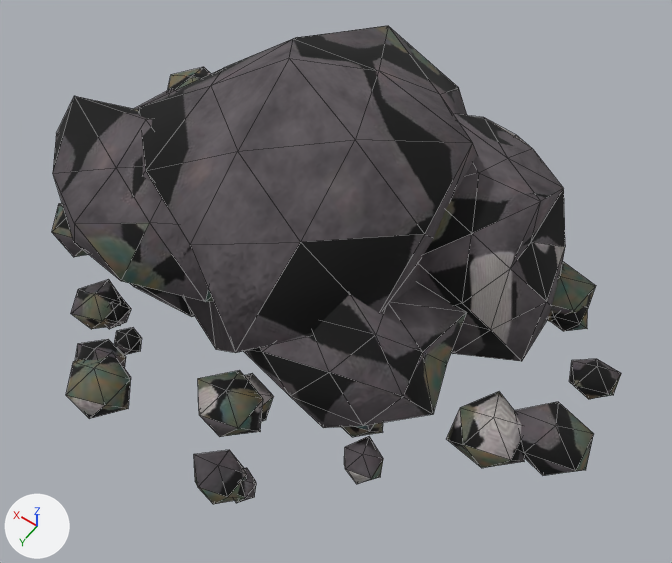
One commit to the glTF model models/deposit_1.glb: the scene before it, then after it.
One viewpoint serves both versions: a camera (50 mm lens) standing at (-1.77, 2.42, 3.59) and looking at (-0.22, 0.26, 0.18). Arrows for +X, +Y and +Z are at lower left; the lights stay in place. The first picture is the older version. Mesh edges are drawn as thin lines. Vertices at exactly the same position are counted once.

In view in the first picture: 'deposit_1'.
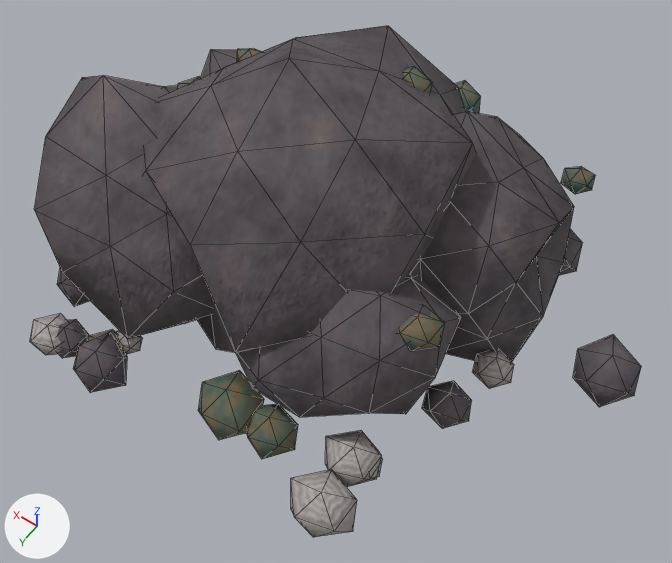
Changed parts and their boxes [x1, y1, x2, y2] in the pictures (672 x 563 px; the box of a moved part takes in the faces that stretch with it):
'deposit_1', reshaped (7% wider, 7% taller): before [52, 26, 621, 504]; after [30, 26, 641, 537]
part 1 of me_blob, moved or reshaped (not visible afterwards): before [107, 296, 131, 329]
part 2 of me_blob, moved or reshaped: before [420, 114, 565, 361]; after [419, 111, 574, 362]
part 3 of me_blob, moved or reshaped: before [53, 88, 213, 317]; after [34, 75, 212, 339]
part 4 of me_blob, moved or reshaped: before [243, 283, 467, 428]; after [236, 272, 461, 417]
part 5 of me_blob, moved or reshaped (not visible afterwards): before [447, 391, 525, 468]
part 6 of me_blob, moved or reshaped (not visible before): after [201, 49, 238, 78]
part 7 of me_blob, moved or reshaped (not visible afterwards): before [168, 67, 211, 90]
part 8 of me_blob, moved or reshaped: before [194, 450, 247, 504]; after [325, 430, 382, 487]
part 9 of me_blob, moved or reshaped: before [66, 356, 131, 419]; after [246, 404, 298, 459]
part 10 of me_blob, moved or reshaped: before [52, 204, 89, 257]; after [30, 314, 68, 355]
part 11 of me_blob, moved or reshaped (not visible afterwards): before [71, 279, 121, 329]
part 12 of me_blob, moved or reshaped: before [244, 373, 274, 422]; after [57, 269, 90, 307]
part 13 of me_blob, moved or reshaped (not visible afterwards): before [550, 306, 588, 331]
part 14 of me_blob, moved or reshaped: before [342, 423, 383, 437]; after [473, 350, 514, 388]
part 15 of me_blob, rebuilt (30% wider, 78% taller): before [569, 359, 621, 399]; after [573, 335, 641, 407]
part 16 of me_blob, deleted: before [547, 262, 596, 321]
part 17 of me_blob, deleted: before [515, 402, 594, 475]
part 18 of me_blob, deleted: before [235, 468, 256, 503]
part 19 of me_blob, built on: before [75, 328, 383, 484]; after [57, 48, 595, 537]
part 20 of me_blob, surface changed (lighter): [119, 26, 477, 353] in both

Edits to the bpy script that builds the scene:
```text
Change me_blob:
    remove me_blob.from_pydata(...)  # 690 vertices, 1244 faces; spans x -1.58..1.52, y -1.2..1.4, z -0.32..1.18
    add me_blob.from_pydata(...)  # 930 vertices, 1644 faces; spans x -1.59..1.32, y -1.41..1.29, z -0.32..1.18
    me_blob part 1: the loose piece of 12 vertices spanning x 0.51..0.66, y 0.85..1.0, z -0.02..0.12 is scaled about its middle by (0.964, 0.879, 0.823), then moved by (-0.32, -0.39, 0.78)
    me_blob part 2: the loose piece of 42 vertices spanning x -1.1..-0.11, y -0.89..0.23, z -0.15..0.79 is multiplied about its middle by the matrix ((1.024, 0.01, -0.22), (0.019, 1.019, -0.036), (0.26, 0.048, 0.97))
    me_blob part 3: the loose piece of 42 vertices spanning x -0.01..1.29, y -0.18..0.94, z -0.19..0.81 is multiplied about its middle by the matrix ((0.86, 0.631, -0.314), (-0.289, 0.983, 0.215), (0.422, -0.088, 0.91)), then moved by (-0.01, -0.01, 0.01)
    me_blob part 4: the loose piece of 42 vertices spanning x -0.97..0.03, y 0.09..0.91, z -0.11..0.62 is multiplied about its middle by the matrix ((0.657, -0.862, 0.192), (0.625, 0.744, 0.193), (-0.307, -0.003, 0.958)), then moved by (0.04, -0.02, 0.02)
    me_blob part 5: the loose piece of 12 vertices spanning x -1.35..-1.02, y 0.31..0.61, z -0.07..0.2 is scaled about its middle by (0.447, 0.469, 0.428), then moved by (0.4, 0.05, 0.25)
    me_blob part 6: the loose piece of 42 vertices spanning x 0.28..1.15, y -0.79..0.01, z -0.06..0.48 is multiplied about its middle by the matrix ((0.023, -1.079, -0.338), (0.806, 0.051, -0.212), (0.29, -0.404, 0.898))
    me_blob part 7: the loose piece of 12 vertices spanning x 1.1..1.43, y -0.61..-0.28, z -0.07..0.2 is multiplied about its middle by the matrix ((0.593, 0.0, 0.0), (0.0, 0.593, 0.0), (0.0, 0.0, 0.593)), then moved by (-0.63, 0.29, 0.32)
    me_blob part 8: the loose piece of 12 vertices spanning x -0.5..-0.24, y 1.18..1.39, z -0.04..0.17 is scaled about its middle by (1.02, 1.1, 1.04), then moved by (-0.4, -0.38, 0.0)
    me_blob part 9: the loose piece of 12 vertices spanning x 0.19..0.49, y 1.12..1.4, z -0.05..0.21 is scaled about its middle by (0.822, 0.791, 0.821), then moved by (-0.74, -0.27, -0.02)
    me_blob part 10: the loose piece of 12 vertices spanning x 0.88..1.22, y 0.48..0.79, z -0.06..0.23 is scaled about its middle by (0.649, 0.645, 0.639), then moved by (-0.34, 0.55, -0.03)
    me_blob part 11: the loose piece of 12 vertices spanning x 0.53..0.78, y 0.82..1.07, z -0.04..0.16 is scaled about its middle by 1.37, then moved by (0.46, -0.8, 0.02)
    me_blob part 12: the loose piece of 12 vertices spanning x -0.34..-0.09, y 0.82..1.07, z -0.04..0.14 is moved by (1.05, -0.08, 0.01)
    me_blob part 13: the loose piece of 12 vertices spanning x -1.26..-1.04, y -0.41..-0.23, z -0.06..0.12 is scaled about its middle by 1.23, then moved by (1.41, -0.81, 0.01)
    me_blob part 14: the loose piece of 12 vertices spanning x -0.79..-0.55, y 0.59..0.82, z -0.04..0.16 is scaled about its middle by (0.773, 0.761, 0.774), then moved by (-0.36, -0.55, -0.02)
    me_blob part 15: the loose piece of 12 vertices spanning x -1.52..-1.29, y -0.15..0.06, z -0.06..0.14 is rebuilt with 12 vertices and now spans x -1.59..-1.29, y -0.26..0.04, z -0.1..0.2
    me_blob part 16: the loose piece of 12 vertices spanning x -1.22..-0.89, y -0.52..-0.22, z -0.08..0.19 is deleted
    me_blob part 17: the loose piece of 12 vertices spanning x -1.58..-1.22, y 0.2..0.5, z -0.08..0.19 is deleted
    me_blob part 18: the loose piece of 12 vertices spanning x -0.53..-0.39, y 1.19..1.32, z -0.04..0.09 is deleted
    me_blob part 19: 1 vertex moved within x 0.38, y 1.06, z 0.01; 136 vertices removed from x -0.9..1.31, y -1.18..1.27, z -0.06..0.78; 436 vertices added at x -1.06..1.32, y -1.41..1.28, z -0.07..0.93
    me_blob part 20: 109 kept faces spanning x -0.73..1.03, y -1.2..1.0, z -0.32..1.18 get new texture (UV) coordinates
    other edits to the shape of me_blob do not show in these pictures
```
